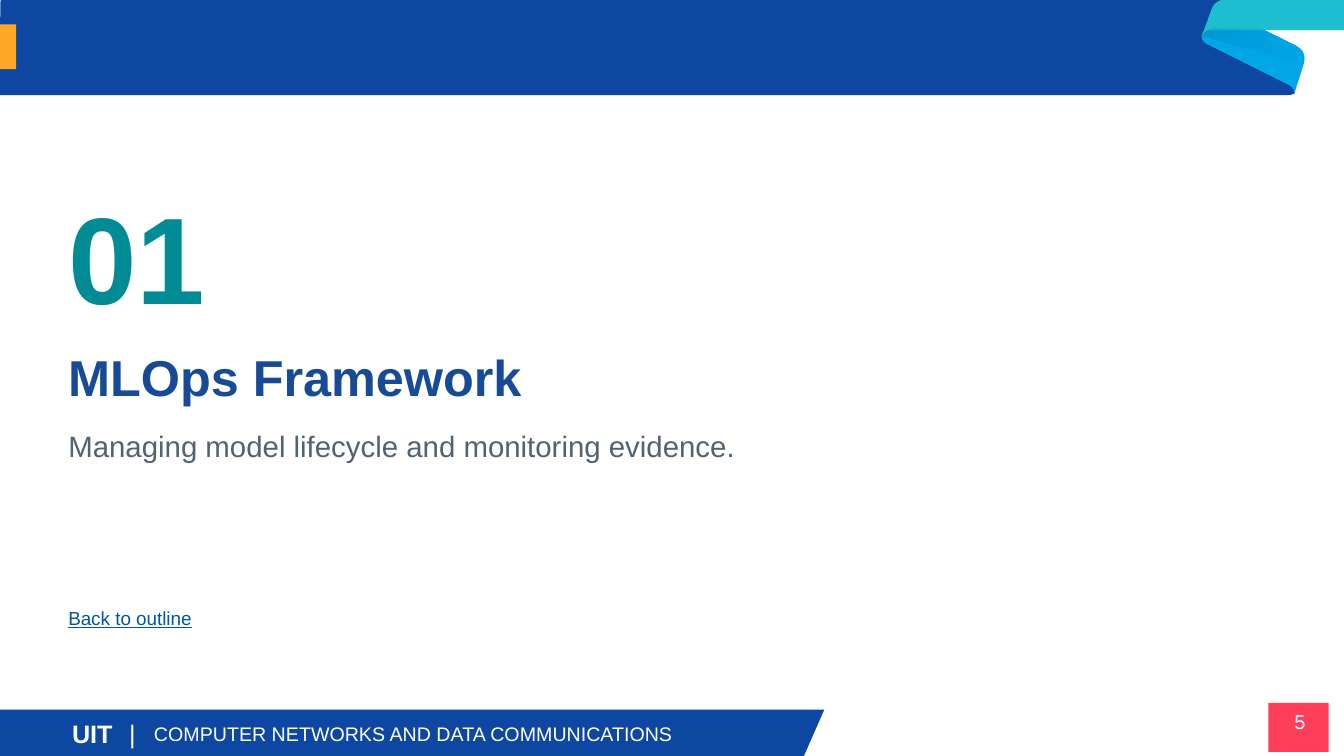
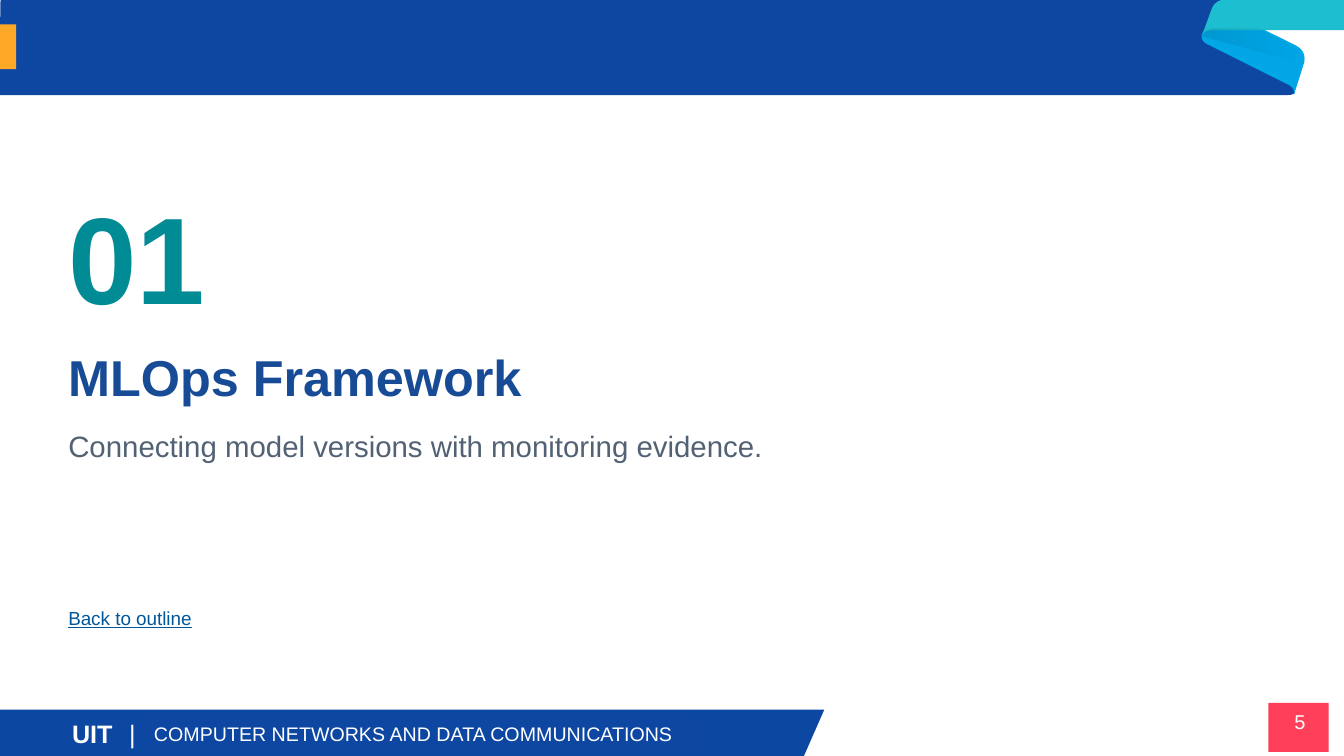
Before and after one commit to Viet-Hoang-2005/MLOps-paas-system, a slide deck: slide 5 of research/slide/CSONET_2026_Presentation.pptx. Drawn at 1344x756 pixels with LibreOffice and Linux fonts; fonts in the diff are those of the drawing; background and template pictures are left out. Boxes give left, top, right and bottom in pixels: in the first picture for what was removed or moved away, otherwise in the second. Text is boxed around its words. In the diff, an @@ line names an element or a change of style, - is before the commit and + after.

```diff
--- a/research/slide/CSONET_2026_Presentation.pptx
+++ b/research/slide/CSONET_2026_Presentation.pptx
@@ text at (x1=68, y1=435, x2=763, y2=463): text changed @@
-Managing model lifecycle and monitoring evidence.
+Connecting model versions with monitoring evidence.
```
Also in this commit, not shown: 18 other slides changed, 1 slide added, 3 other files.
